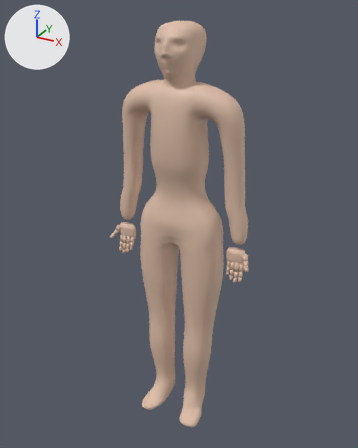
What one commit did to the Blender file assets/characters/source/heroi_julia/heroi_julia_base.blend.
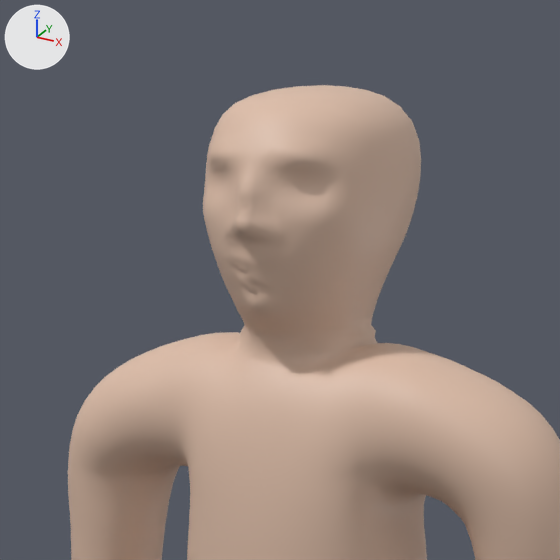
Each version is shown whole from a 50 mm lens placed at (0.904, -1.657, 1.779), pointed at (-0.017, 0.017, 0.942), then close up on the part from 30% to 67% of the width and 0% to 30% of the height. The axes (+X, +Y, +Z) are drawn at upper left. The lights are the same throughout. The last two pictures show the newer version.

The first close-up shows 'JuliaBase'.
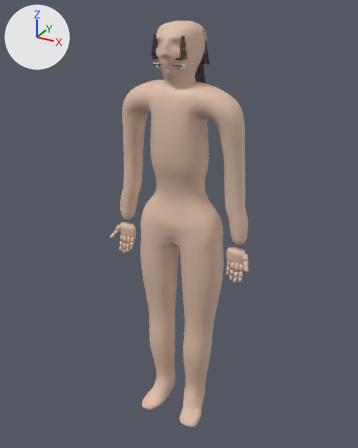
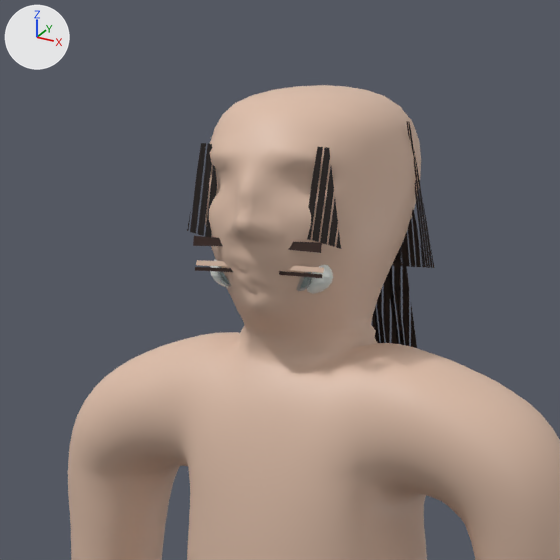
The change, as a list of edits to the scene's bpy script:
```text
Add mat_cabelojulia_alpha_scissor:
    mat_cabelojulia_alpha_scissor = bpy.data.materials.new('CabeloJulia_alpha_scissor')
    # uses the picture img_julia_cabelo_alpha
Add me_palpebra_sup_r:
    me_palpebra_sup_r.from_pydata([(-0.061, -0.094, 1.593), (-0.008, -0.095, 1.594), (-0.008, -0.094, 1.598), (-0.061, -0.093, 1.597)], [], [(0, 1, 2, 3)])
    me_palpebra_sup_r.materials.append(mat_pelejulia)  # beige #dfbfaa
Add me_cilios_r:
    me_cilios_r.from_pydata([(-0.061, -0.096, 1.589), (-0.008, -0.097, 1.59), (-0.008, -0.097, 1.593), (-0.061, -0.096, 1.592)], [], [(0, 1, 2, 3)])
    me_cilios_r.materials.append(mat_sobrancelha_cilios)  # brown #351d14
Add me_sobrancelha_r:
    me_sobrancelha_r.from_pydata([(-0.061, -0.098, 1.609), (-0.008, -0.099, 1.611), (-0.008, -0.098, 1.616), (-0.061, -0.097, 1.617)], [], [(0, 1, 2, 3)])
    me_sobrancelha_r.materials.append(mat_sobrancelha_cilios)  # brown #351d14
Add me_palpebra_sup_l:
    me_palpebra_sup_l.from_pydata([(0.061, -0.094, 1.593), (0.008, -0.095, 1.594), (0.008, -0.094, 1.598), (0.061, -0.093, 1.597)], [], [(0, 1, 2, 3)])
    me_palpebra_sup_l.materials.append(mat_pelejulia)  # beige #dfbfaa
Add me_cilios_l:
    me_cilios_l.from_pydata([(0.061, -0.096, 1.589), (0.008, -0.097, 1.59), (0.008, -0.097, 1.593), (0.061, -0.096, 1.592)], [], [(0, 1, 2, 3)])
    me_cilios_l.materials.append(mat_sobrancelha_cilios)  # brown #351d14
Add me_sobrancelha_l:
    me_sobrancelha_l.from_pydata([(0.061, -0.098, 1.609), (0.008, -0.099, 1.611), (0.008, -0.098, 1.616), (0.061, -0.097, 1.617)], [], [(0, 1, 2, 3)])
    me_sobrancelha_l.materials.append(mat_sobrancelha_cilios)  # brown #351d14
Add ob_rabo_mecha_5:
    ob_rabo_mecha_5 = bpy.data.objects.new('rabo_mecha_5', me_rabo_mecha_5)  # 4 vertices, 1 face; spans x 0.013..0.059, y 0.08..0.129, z 1.455..1.635
    ob_rabo_mecha_5.location = (0.0, 0.0, 0.0)
Add ob_rabo_mecha_4:
    ob_rabo_mecha_4 = bpy.data.objects.new('rabo_mecha_4', me_rabo_mecha_4)  # 4 vertices, 1 face; spans x -0.005..0.041, y 0.08..0.123, z 1.455..1.635
    ob_rabo_mecha_4.location = (0.0, 0.0, 0.0)
Add ob_rabo_mecha_3:
    ob_rabo_mecha_3 = bpy.data.objects.new('rabo_mecha_3', me_rabo_mecha_3)  # 4 vertices, 1 face; spans x -0.023..0.023, y 0.08..0.117, z 1.455..1.635
    ob_rabo_mecha_3.location = (0.0, 0.0, 0.0)
Add ob_calota_6:
    ob_calota_6 = bpy.data.objects.new('calota_6', me_calota_6)  # 4 vertices, 1 face; spans x 0.0737..0.091, y 0.02..0.055, z 1.585..1.705
    ob_calota_6.location = (0.0, 0.0, 0.0)
Add ob_calota_5:
    ob_calota_5 = bpy.data.objects.new('calota_5', me_calota_5)  # 4 vertices, 1 face; spans x 0.0501..0.0831, y 0.02..0.055, z 1.585..1.705
    ob_calota_5.location = (0.0, 0.0, 0.0)
Add ob_calota_4:
    ob_calota_4 = bpy.data.objects.new('calota_4', me_calota_4)  # 4 vertices, 1 face; spans x 0.0177..0.0607, y 0.02..0.055, z 1.585..1.705
    ob_calota_4.location = (0.0, 0.0, 0.0)
Add ob_franja_4:
    ob_franja_4 = bpy.data.objects.new('franja_4', me_franja_4)  # 4 vertices, 1 face; spans x 0.037..0.078, y -0.0921..-0.0881, z 1.612..1.69
    ob_franja_4.location = (0.0, 0.0, 0.0)
Add ob_franja_1:
    ob_franja_1 = bpy.data.objects.new('franja_1', me_franja_1)  # 4 vertices, 1 face; spans x -0.074..-0.033, y -0.09..-0.086, z 1.612..1.69
    ob_franja_1.location = (0.0, 0.0, 0.0)
Add ob_palpebra_sup_r:
    ob_palpebra_sup_r = bpy.data.objects.new('palpebra_sup_r', me_palpebra_sup_r)
    ob_palpebra_sup_r.location = (0.0, 0.0, 0.0)
Add ob_cilios_r:
    ob_cilios_r = bpy.data.objects.new('cilios_r', me_cilios_r)
    ob_cilios_r.location = (0.0, 0.0, 0.0)
Add ob_sobrancelha_r:
    ob_sobrancelha_r = bpy.data.objects.new('sobrancelha_r', me_sobrancelha_r)
    ob_sobrancelha_r.location = (0.0, 0.0, 0.0)
Add ob_cornea_r:
    ob_cornea_r = bpy.data.objects.new('cornea_r', me_sphere_005)  # 114 vertices, 128 faces; spans x -0.0115..0.0115, y -0.0017..0.0017, z -0.0115..0.0115; in mat_olho_cornea_refractionbarata (white #f6fdff)
    ob_cornea_r.location = (-0.034, -0.086, 1.588)
Add ob_esclera_r:
    ob_esclera_r = bpy.data.objects.new('esclera_r', me_sphere_003)  # a UV sphere (20 segments, 10 rings, poles along z) spanning x -0.025..0.025, y -0.01..0.01, z -0.015..0.015; in mat_olho_esclera (white #eaefea)
    ob_esclera_r.location = (-0.034, -0.074, 1.588)
Add ob_palpebra_sup_l:
    ob_palpebra_sup_l = bpy.data.objects.new('palpebra_sup_l', me_palpebra_sup_l)
    ob_palpebra_sup_l.location = (0.0, 0.0, 0.0)
Add ob_cilios_l:
    ob_cilios_l = bpy.data.objects.new('cilios_l', me_cilios_l)
    ob_cilios_l.location = (0.0, 0.0, 0.0)
Add ob_sobrancelha_l:
    ob_sobrancelha_l = bpy.data.objects.new('sobrancelha_l', me_sobrancelha_l)
    ob_sobrancelha_l.location = (0.0, 0.0, 0.0)
Add ob_cornea_l:
    ob_cornea_l = bpy.data.objects.new('cornea_l', me_sphere_005.copy())
    ob_cornea_l.location = (0.034, -0.086, 1.588)
Add ob_esclera_l:
    ob_esclera_l = bpy.data.objects.new('esclera_l', me_sphere_003.copy())
    ob_esclera_l.location = (0.034, -0.074, 1.588)
```

Changed parts and their boxes (x1, y1, x2, y2) in the close-ups (560 x 560 px):
'franja_4', added: after (307, 147, 341, 249)
'franja_1', added: after (187, 143, 217, 237)
'rabo_mecha_5', added: after (389, 242, 417, 348)
'rabo_mecha_4', added: after (374, 273, 397, 344)
'calota_6', added: after (406, 121, 434, 268)
'calota_5', added: after (398, 210, 425, 267)
'esclera_l', added: after (307, 265, 333, 294)
'sobrancelha_l', added: after (288, 242, 322, 253)
'sobrancelha_r', added: after (193, 236, 222, 246)
'palpebra_sup_l', added: after (289, 265, 324, 273)
'cilios_l', added: after (279, 271, 322, 278)
'cornea_l', added: after (296, 272, 312, 291)
'palpebra_sup_r', added: after (196, 260, 227, 267)
'cilios_r', added: after (195, 267, 233, 272)
'cornea_r', added: after (217, 266, 231, 286)
'esclera_r', added (mostly hidden): after (210, 259, 228, 288)
'calota_4', added (mostly hidden): after (392, 251, 402, 266)
